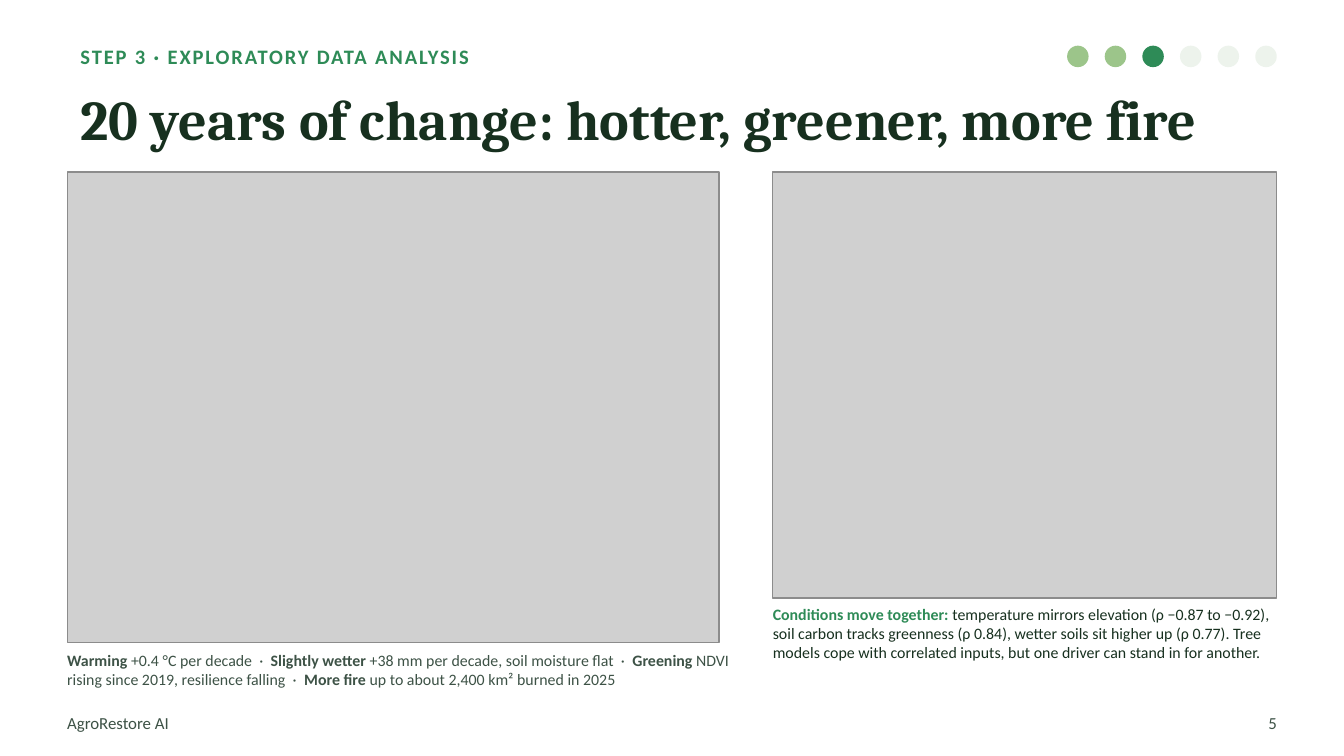
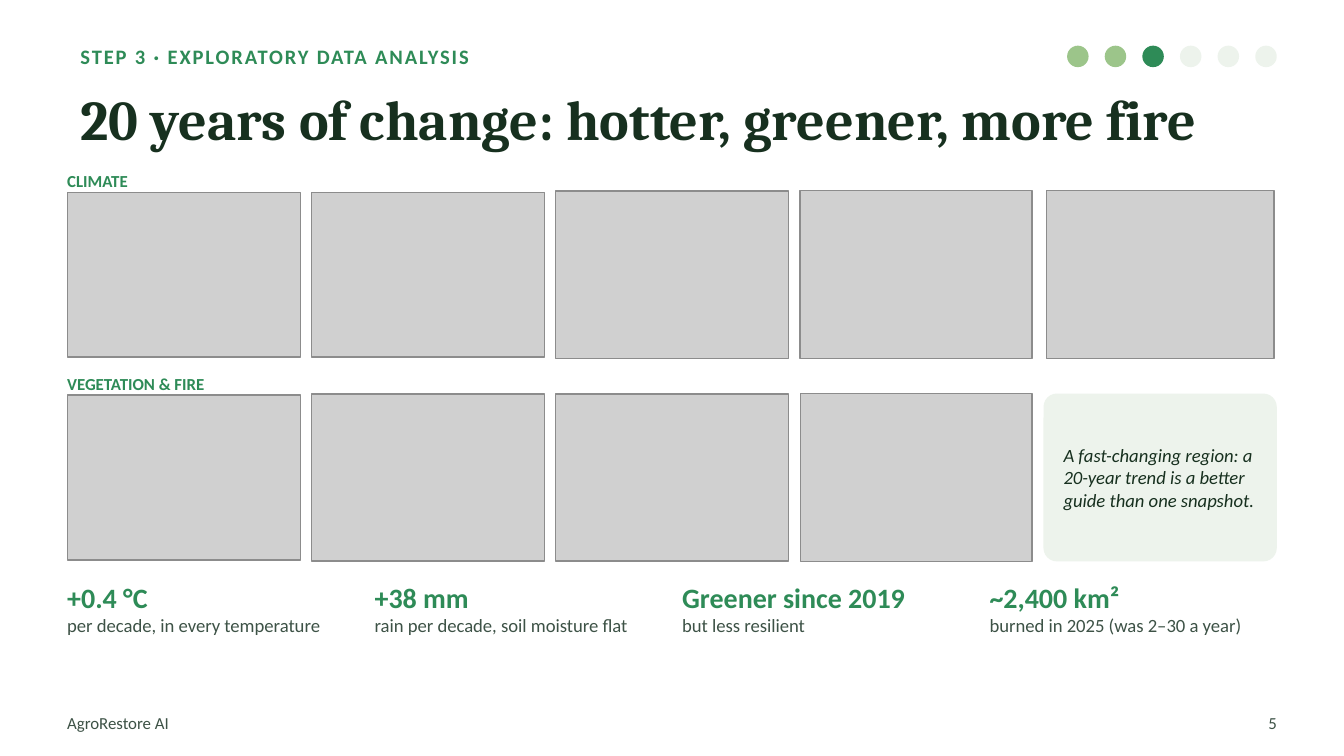
Before and after one commit to TypsonRS/ds-capstoneKSD, a slide deck: slide 5 of PROJECT_DATA_SCIENCE/presentation/AgroRestoreAI_DemoDay.pptx. Drawn at 1344x756 pixels with LibreOffice and Linux fonts; fonts in the diff are those of the drawing; grey boxes stand for pictures. Boxes give left, top, right and bottom in pixels: in the first picture for what was removed or moved away, otherwise in the second. Text is boxed around its words. In the diff, an @@ line names an element or a change of style, - is before the commit and + after.

```diff
--- a/PROJECT_DATA_SCIENCE/presentation/AgroRestoreAI_DemoDay.pptx
+++ b/PROJECT_DATA_SCIENCE/presentation/AgroRestoreAI_DemoDay.pptx
@@ picture removed at (67, 172, 719, 642) @@
@@ text added at (67, 176, 128, 187), 9 pt, text #2E8B57, bold @@
+CLIMATE
@@ picture removed at (773, 172, 1277, 598) @@
@@ picture added at (67, 192, 301, 358) @@
@@ picture added at (312, 192, 546, 358) @@
@@ picture added at (555, 191, 789, 358) @@
@@ picture added at (800, 191, 1032, 359) @@
@@ picture added at (1046, 191, 1274, 359) @@
@@ text added at (67, 379, 204, 395), 9 pt, text #2E8B57, bold @@
+VEGETATION & FIRE
@@ picture added at (67, 395, 301, 560) @@
@@ picture added at (312, 394, 546, 562) @@
@@ picture added at (555, 394, 789, 562) @@
@@ picture added at (800, 394, 1031, 562) @@
@@ rounded rectangle added at (1043, 394, 1277, 562), fill #EDF3EC, 10 pt, text #17301F, italic @@
+A fast-changing region: a 20-year trend is a better guide than one snapshot.
@@ text added at (67, 588, 320, 635), 10 pt, text #3D5246 @@
++0.4 °C
+per decade, in every temperature
@@ text added at (375, 588, 628, 635), 10 pt, text #3D5246 @@
++38 mm
+rain per decade, soil moisture flat
@@ text added at (682, 588, 905, 632), 15 pt, text #2E8B57, bold @@
+Greener since 2019
+but less resilient
@@ text added at (990, 586, 1242, 635), 10 pt, text #3D5246 @@
+~2,400 km²
+burned in 2025 (was 2–30 a year)
@@ text removed at (773, 608, 1269, 661) @@
-Conditions move together: temperature mirrors elevation (ρ −0.87 to −0.92), soil carbon tracks greenness (ρ 0.84), wetter soils sit higher up (ρ 0.77). Tree models cope with correlated inputs, but one driver can stand in for another.
@@ text removed at (67, 655, 729, 688) @@
-Warming +0.4 °C per decade · Slightly wetter +38 mm per decade, soil moisture flat · Greening NDVI rising since 2019, resilience falling · More fire up to about 2,400 km² burned in 2025
```
Also in this commit, not shown: 6 other slides changed, 1 slide added, 5 other files.
